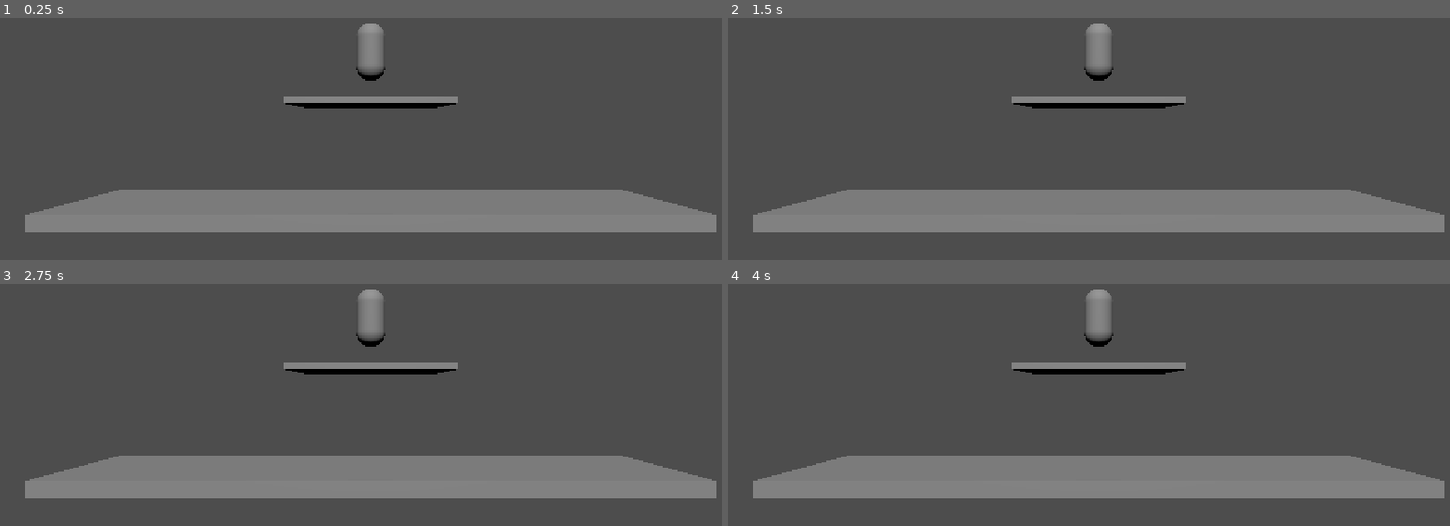
Above: before the commit, frames 1-4 (two rows, left to right).
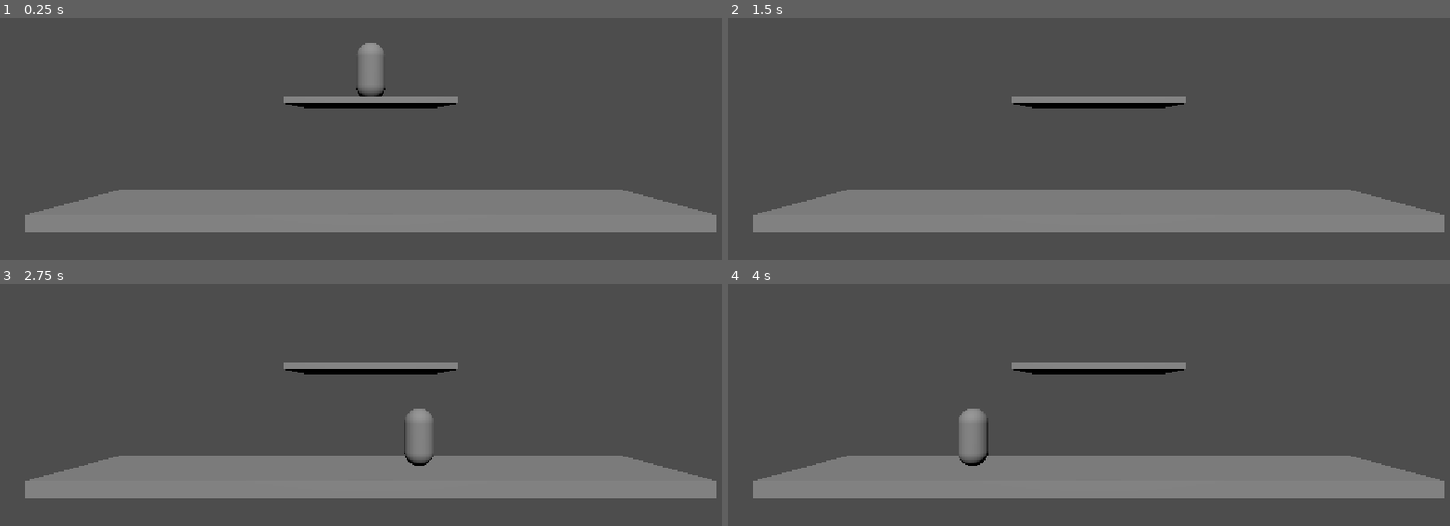
Above: after the commit, the same moments.

Repository: Verymadlibrarian/aura-sniffeur
Game: Godot game, scene res://Scenes/stage.tscn
The game is run twice, just before and just after one commit, with the same random seed, the same clock (stepped at 60 frames per second) and the same inputs.
Inputs:
- Up to frame 1 (0.25 s): no input
- Up to frame 2 (1.5 s): tap Enter at 0.5 s; hold A (move_letf) 0.53-1.28 s; tap Space (jamp) at 0.6 s; tap A (move_letf) at 1.35 s
- Up to frame 3 (2.75 s): tap D (move_ritgh) at 1.55 s; tap Space (jamp) at 2, 2.3 s; hold D (move_ritgh) from 2.03 s (still down)
- Up to frame 4 (4 s): release D (move_ritgh) at 2.78 s; tap Space (jamp) at 2.85 s; tap A (move_letf) at 3.05 s; tap Enter at 3.5 s; hold A (move_letf) from 3.53 s (still down); tap D (move_ritgh) at 3.8 s

The runs differ from the first frame. In frame 1, 0.6% of the frame differs, in the area x 49-54%, y 2-33%; in frame 2, 0.7%; in frame 3, 1.4%; in frame 4, 1.5%, in the area x 31-54%, y 2-76%.

Commit message:
commit

Diff:
--- a/Scenes/perso_1.tscn
+++ b/Scenes/perso_1.tscn
@@ -1,11 +1,14 @@
 [gd_scene format=3 uid="uid://b1vocau4vftvj"]
 
-[ext_resource type="Script" uid="uid://pcmruqrrltrq" path="res://Scripts/perso_1.gd" id="1_n3x6e"]
+[ext_resource type="Script" uid="uid://tcmu7gvrbhnw" path="res://Scripts/stats.gd" id="1_4bxhp"]
 [ext_resource type="Script" uid="uid://o1djo4ckp0wy" path="res://Scripts/CheckDeath.gd" id="2_88g4u"]
 [ext_resource type="Script" uid="uid://oc8h7g8nl4wg" path="res://Scripts/platteforme_collider.gd" id="3_gvmn0"]
 [ext_resource type="Script" uid="uid://d16jd0m7y6q0w" path="res://Scripts/idle.gd" id="4_j60xm"]
 [ext_resource type="Script" uid="uid://cgmytenk85ksv" path="res://Scripts/statemachine.gd" id="4_svx5w"]
+[ext_resource type="Script" uid="uid://cukrw8wp0rjng" path="res://Scripts/jumping.gd" id="5_4bxhp"]
 [ext_resource type="Script" uid="uid://cjgib6qw8wy6a" path="res://Scripts/walking.gd" id="5_btmkv"]
+[ext_resource type="Script" uid="uid://clp6adu4k7sao" path="res://Scripts/inair.gd" id="7_gcnrf"]
+[ext_resource type="Script" uid="uid://b6rr0fowfkkf1" path="res://Scripts/running.gd" id="8_jc2l6"]
 
 [sub_resource type="CapsuleShape3D" id="CapsuleShape3D_r2bk4"]
 
@@ -13,7 +16,7 @@
 
 [node name="perso1" type="CharacterBody3D" unique_id=1913145225]
 collision_mask = 2
-script = ExtResource("1_n3x6e")
+script = ExtResource("1_4bxhp")
 
 [node name="deathstandring" type="Area3D" parent="." unique_id=522878512]
 collision_layer = 4
@@ -38,6 +41,15 @@
 [node name="Walking" type="Node3D" parent="Statemachine" unique_id=1923716913]
 script = ExtResource("5_btmkv")
 
+[node name="Jumping" type="Node" parent="Statemachine" unique_id=1566541484]
+script = ExtResource("5_4bxhp")
+
+[node name="InAir" type="Node" parent="Statemachine" unique_id=2143278250]
+script = ExtResource("7_gcnrf")
+
+[node name="Running" type="Node" parent="Statemachine" unique_id=604528923]
+script = ExtResource("8_jc2l6")
+
 [node name="PlatteformeCollider" type="RayCast3D" parent="." unique_id=1091858090]
 transform = Transform3D(1, 0, 0, 0, 1, 0, 0, 0, 1, 0, -0.63271356, 0)
 collision_mask = 3
--- a/Scripts/idle.gd
+++ b/Scripts/idle.gd
@@ -1 +1,27 @@
-extends Node3D
+extends State
+
+@onready var player: CharacterBody3D = owner
+@onready var state_machine: StateMachine = get_parent()
+
+func enter() -> void:
+	owner.djump = 1
+	pass
+
+# Called every physics frame while this state is active
+func physics_update(delta: float) -> void:
+
+	if owner.direction != 0:
+		if abs(owner.direction) > 0.1 and abs(owner.direction) < 0.5:
+			state_machine.transition_to("Walking")
+		elif abs(owner.direction) > 0.5:
+			state_machine.transition_to("Running")
+
+		pass
+
+	if Input.is_action_just_pressed("jamp") and owner.is_on_floor():
+		state_machine.transition_to("Jumping")
+
+	if not owner.is_on_floor():
+		state_machine.transition_to("InAir")
+
+	pass
--- /dev/null
+++ b/Scripts/inair.gd
@@ -0,0 +1,19 @@
+extends State
+
+@onready var player: CharacterBody3D = owner
+@onready var state_machine: StateMachine = get_parent()
+
+func enter() -> void:
+	pass
+
+# Called every physics frame while this state is active
+func physics_update(delta: float) -> void:
+
+	if Input.is_action_just_pressed("jamp") && owner.djump == 1:
+		owner.djump = 0
+		state_machine.transition_to("Jumping")
+
+	if owner.is_on_floor():
+		state_machine.transition_to("Idle")
+
+	pass
--- /dev/null
+++ b/Scripts/jumping.gd
@@ -0,0 +1,16 @@
+extends State
+
+@onready var player: CharacterBody3D = owner
+@onready var state_machine: StateMachine = get_parent()
+
+func enter() -> void:
+	if owner.djump == 0:
+		owner.velocity.y = owner.jump_velocity
+	else:
+		owner.velocity.y += owner.jump_velocity
+	state_machine.transition_to("InAir")
+	pass
+
+func physics_update(delta: float) -> void:
+
+	pass
--- a/Scripts/platteforme_collider.gd
+++ b/Scripts/platteforme_collider.gd
@@ -28,5 +28,5 @@
 		perso_1.set_collision_mask_value(1, false)
 		perso_1.set_collision_mask_value(2, true)
 
-	print("1 : ",perso_1.get_collision_layer_value(1), ", 2 :",  perso_1.get_collision_layer_value(2))
+	#print("1 : ",perso_1.get_collision_layer_value(1), ", 2 :",  perso_1.get_collision_layer_value(2))
 	pass
--- /dev/null
+++ b/Scripts/running.gd
@@ -0,0 +1,15 @@
+extends State
+
+@onready var player: CharacterBody3D = owner
+@onready var state_machine: StateMachine = get_parent()
+
+func enter() -> void:
+	pass
+
+# Called every physics frame while this state is active
+func physics_update(delta: float) -> void:
+	if owner.direction == 0:
+		state_machine.transition_to("Idle")
+
+	owner.velocity.x = owner.direction * owner.sprint_speed
+	pass
--- /dev/null
+++ b/Scripts/state.gd
@@ -0,0 +1,18 @@
+class_name State
+extends Node
+
+# Called once when this state becomes active
+func enter() -> void:
+	pass
+
+# Called once when this state is replaced by another
+func exit() -> void:
+	pass
+
+# Called every physics frame while this state is active
+func physics_update(delta: float) -> void:
+	pass
+
+# Called every frame while this state is active
+func update(delta: float) -> void:
+	pass
--- a/Scripts/statemachine.gd
+++ b/Scripts/statemachine.gd
@@ -1,30 +1,40 @@
-extends Node3D
-@onready var perso_1: CharacterBody3D = $".."
+extends Node
+class_name StateMachine
+@onready var idle: State = $Idle
+@export var initial_state: State #PIN
 
-enum Staets {IDLE, WALKING, JUPMING, FALING}
-var current_state: Staets = Staets.IDLE
 
-var frame = 0
+var current_state: State
 
-func add_frame():
-	frame +=1
+func _ready() -> void:
+	await owner.ready
+	initial_state = idle
+	if initial_state == null:
+		push_error("StateMachine has no initial state assigned.")
+		return
 
-	pass # Replace with function body.
-func change_state(state):
-	current_state = state
+	current_state = initial_state
+	current_state.enter()
 
-# Called every frame. 'delta' is the elapsed time since the previous frame.
+func _physics_process(delta: float) -> void:
+	owner.direction = Input.get_axis("move_letf", "move_ritgh")
+	current_state.physics_update(delta)
+	if not owner.is_on_floor():
+		owner.velocity.y -= owner.gravity / 3
+	owner.move_and_slide()
+	print(current_state)
+
 func _process(delta: float) -> void:
-	add_frame()
+	current_state.update(delta)
 
-	match current_state:
-		Staets.IDLE:
-			pass
-		Staets.WALKING:
-			pass
-		Staets.JUPMING:
-			pass
-		Staets.FALING:
-			pass
+func transition_to(target_state_name: String) -> void:
+	var target_state := get_node_or_null(target_state_name) as State
+	if target_state == null:
+		push_error("State '%s' not found." % target_state_name)
+		return
+	if target_state == current_state:
+		return
 
-	pass
+	current_state.exit()
+	current_state = target_state
+	current_state.enter()
--- /dev/null
+++ b/Scripts/stats.gd
@@ -0,0 +1,9 @@
+extends CharacterBody3D
+
+var gravity: float = ProjectSettings.get_setting("physics/3d/default_gravity")
+var walk_speed = 10
+var sprint_speed = 20
+var jump_velocity = 30
+var djump = 1
+var fall_speed_ceiling = -18
+var direction = 0
--- a/Scripts/walking.gd
+++ b/Scripts/walking.gd
@@ -1,11 +1,15 @@
-extends Node3D
+extends State
 
+@onready var player: CharacterBody3D = owner
+@onready var state_machine: StateMachine = get_parent()
 
-# Called when the node enters the scene tree for the first time.
-func _ready() -> void:
-	pass # Replace with function body.
+func enter() -> void:
+	pass
 
+# Called every physics frame while this state is active
+func physics_update(delta: float) -> void:
+	if owner.direction == 0:
+		state_machine.transition_to("Idle")
 
-# Called every frame. 'delta' is the elapsed time since the previous frame.
-func _process(delta: float) -> void:
+	owner.velocity.x = owner.direction * owner.walk_speed
 	pass
Not shown, added: Scripts/inair.gd.uid
Not shown, added: Scripts/jumping.gd.uid
Not shown, added: Scripts/running.gd.uid
Not shown, added: Scripts/state.gd.uid
Not shown, added: Scripts/stats.gd.uid
